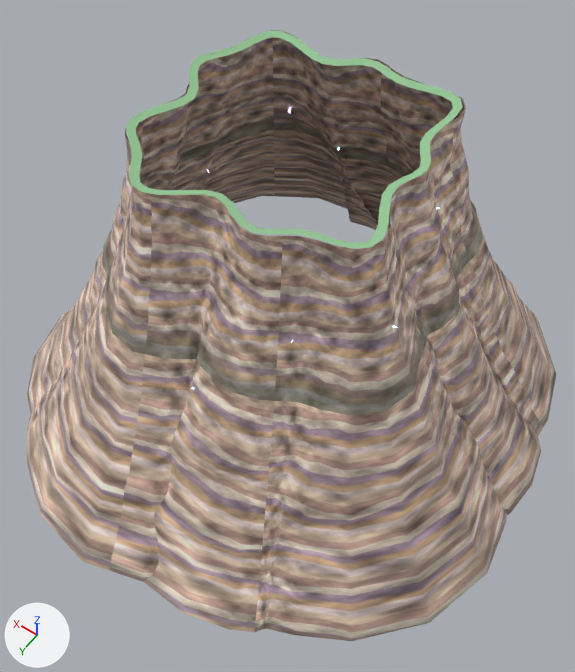
Before and after pictures for a commit that changed the glTF model design/world-fill/glb2/CliffWall_stack_09.glb.
Both versions are drawn from a 50 mm lens placed at (-228.0, 323.0, 553.0), pointed at (-20.0, 31.0, 93.0). Lighting does not change. The marker at lower left points along +X, +Y and +Z. The older version comes first. Vertices at exactly the same position are counted once.

The first picture shows 'CliffWall_stack_09-lip0', 'CliffWall_stack_09-rock0'.
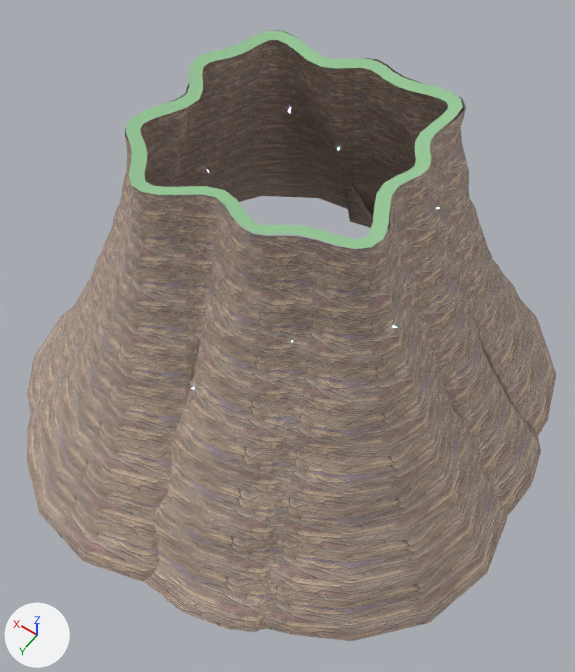
What changed in the scene script:
```text
Add img_rock2:
    img_rock2 = load_image('rock2', '_unpacked/rock2', 1024, 1024, 'sRGB')
Add img_rock2_n:
    img_rock2_n = load_image('rock2-n', '_unpacked/rock2-n', 1024, 1024, 'Non-Color')
Change mat_rock:
    where n2 = _N.new('ShaderNodeTexImage'); n2.name = 'Image Texture'
    n2.image: img_rock -> img_rock2
    add n3 = _N.new('ShaderNodeNormalMap'); n3.name = 'Normal Map'
    add n3.uv_map = 'UVMap'
    add n4 = _N.new('ShaderNodeTexImage'); n4.name = 'Image Texture.001'
    add n4.image = img_rock2_n
    where n0 = _N.new('ShaderNodeBsdfPrincipled'); n0.name = 'Principled BSDF'
    add _L.new(n3.outputs[0], n0.inputs[5])  # 'Normal' to 'Normal'
    add _L.new(n4.outputs[0], n3.inputs[1])  # 'Color' to 'Color'
Change me_cliffwall_stack_09_lip0:
    where me_cliffwall_stack_09_lip0.from_pydata(...)  # 140 vertices, 140 faces; spans x -94.0..93.0, y -89.0..96.0, z 249.0..251.0
    used by ob_cliffwall_stack_09_lip0; location = (0.0, 0.0, 0.0)
    me_cliffwall_stack_09_lip0 part 1: 70 of 140 vertices moved; they spanned x -88.0..87.0, y -84.0..90.0, z 249.0 and now span x -85.0..84.0, y -81.0..87.0, z 249.0; mean shift (0.0, 0.0, 0.0); largest move (55.0, -76.0, 249.0) -> (55.0, -73.0, 249.0)
Change me_cliffwall_stack_09_rock0:
    where me_cliffwall_stack_09_rock0.from_pydata(...)  # 2660 vertices, 5180 faces; spans x -218.0..217.0, y -215.0..223.0, z -12.0..250.0
    used by ob_cliffwall_stack_09_rock0; location = (0.0, 0.0, 0.0)
    me_cliffwall_stack_09_rock0 part 2: texture (UV) coordinates of 5180 of 5180 faces, centred in x -212.0..215.0, y -213.0..219.0, z -10.0..248.0, changed; they spanned u 0.0..7.44, v 0.08..1.65 and now span u 0.0..22.32, v 0.0..8.75
```

Location of each change, [x1, y1, x2, y2] in pixels of the pictures (575 x 672 px; the box of a moved part takes in the faces that stretch with it):
'CliffWall_stack_09-rock0', surface changed
    both: [27, 40, 556, 641]
part 1 of me_cliffwall_stack_09_lip0, moved or reshaped
    both: [129, 34, 463, 249]
